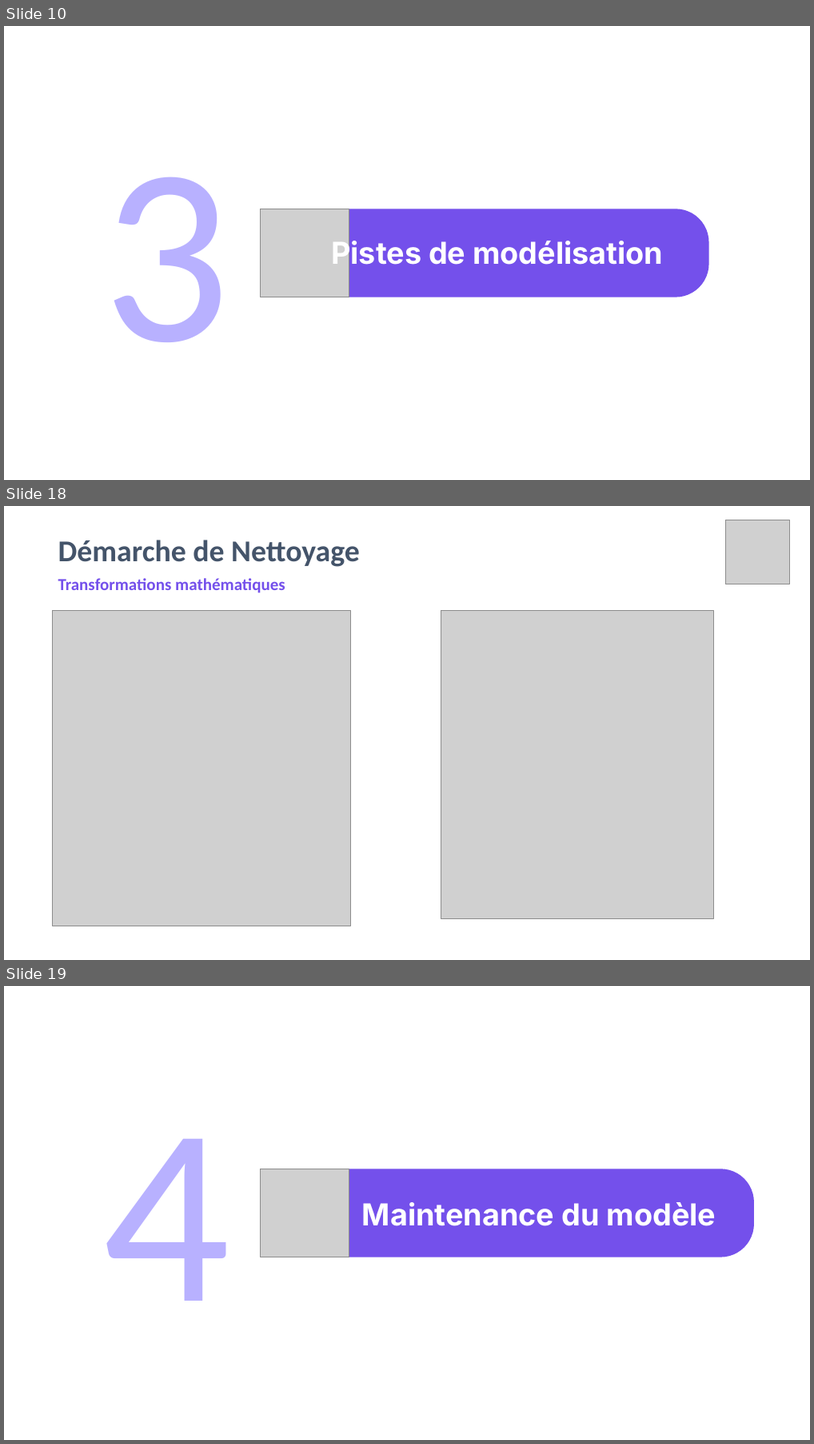
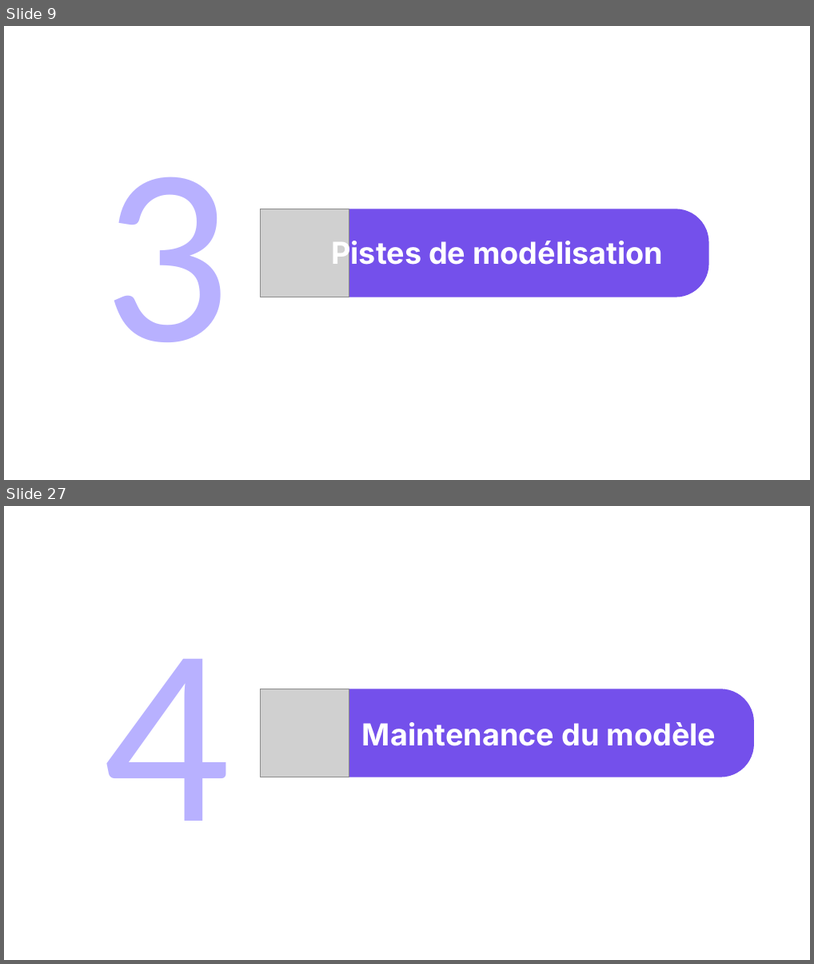
Before and after one commit to amaye15/OpenClassroom--Machine-Learning-Engineer, a slide deck: P4/P4.pptx. Shown one above the other, each under a label of ours: slides 10, 18 and 19 before the commit, slides 9 and 27 after it; the slides between them are not shown. The pictures are 814x1444 and 814x964 pixels, drawn with LibreOffice and Linux fonts; fonts in the diff are those of the drawing; grey boxes stand for pictures. Boxes give left, top, right and bottom in pixels: in the first picture for what was removed or moved away, otherwise in the second. Text is boxed around its words. In the diff, an @@ line names an element or a change of style, - is before the commit and + after.

```diff
--- a/P4/P4.pptx
+++ b/P4/P4.pptx
@@ slide 18 removed at (4,506,810,960), background #FFFFFF @@
@@ picture removed at (726,520,790,584) @@
@@ title removed at (58,540,360,567) @@
-Démarche de Nettoyage
@@ text removed at (58,578,286,593) @@
-Transformations mathématiques
@@ picture removed at (52,611,350,925) @@
@@ picture removed at (442,611,714,918) @@
@@ what was slide 10 is now slide 9 @@
@@ what was slide 19 is now slide 27 @@
```
Also in this commit, not shown: 10 slides changed, 15 slides added, 14 other slides removed, 6 other files.
